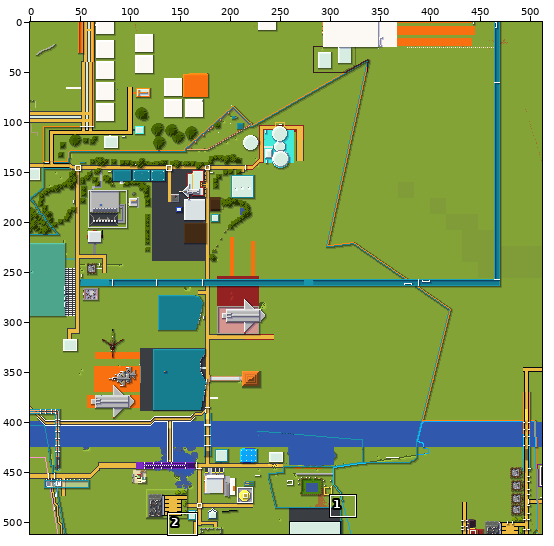
Sprite sheet -- tiles/0,1.png. The picture above shows the old version from afar; the outline marks the close-up.
Close-up. As it was:
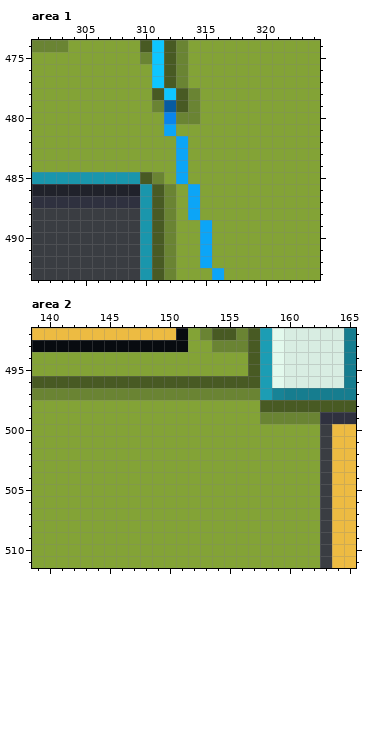
The file is 512x512 pixels. Colours within 5 levels of each other are drawn and written as one. Shown: area 1: x 301..324, y 474..493; area 2: x 139..165, y 492..511. The commit also changed other parts of the picture, which this record leaves out.
After the commit:
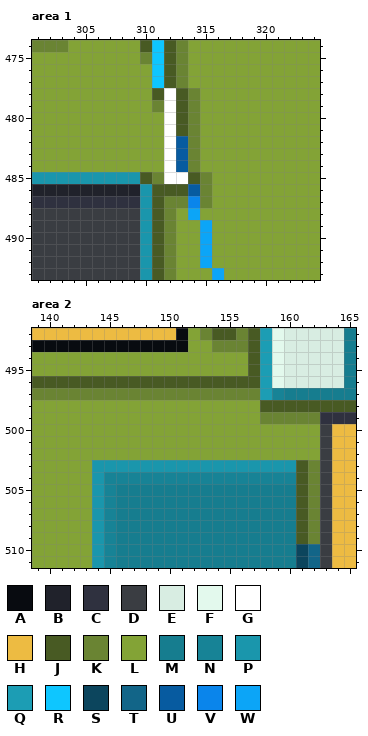
Palette (. is transparent): A #080b10  B #20222b  C #2f313f  D #3a3d42  E #d8ede2  F #e3f9ed  G #ffffff  H #edbb42  J #485a23  K #6a8433  L #83a336  M #167d8f  N #178396  P #1a96ac  Q #1c9db4  R #0ec6ff  S #0c455d  T #126588  U #075ba0  V #0a85eb  W #0ca5f7
Diff:
Area 1:
Colour L becomes colour G in rows 482 to 485 at x 312.
Colour R becomes colour G in row 478 at x 312.
Colour U becomes colour G in row 479 at x 312.
Colour V becomes colour G in row 480 at x 312.
Colour W becomes colour G in row 481 at x 312; in row 485 at x 313.
Colour K becomes colour J in row 480 at x 313; in row 486 at x 312.
Colour L becomes colour J in row 481 at x 313; in row 485 at x 314; in row 486 at x 313.
Colour L becomes colour K in rows 481 to 484 at x 314; in rows 485 to 486 at x 315; in row 487 at x 313 and 315.
Colour W becomes colour U in rows 482 to 484 at x 313; in row 486 at x 314.
Colour W becomes colour V in row 487 at x 314.
Area 2:
Colour L becomes colour J in rows 503 to 509 at x 161.
Colour L becomes colour K in rows 503 to 509 at x 162.
Colour L becomes colour M in rows 505 to 511 at x 146 to 160.
Colour L becomes colour N in row 504 at x 145 to 160; in rows 505 to 511 at x 145.
Colour L becomes colour P in row 503 at x 144 to 160; in rows 504 to 511 at x 144.
Colour L becomes colour S in rows 510 to 511 at x 161.
Colour L becomes colour T in rows 510 to 511 at x 162.
